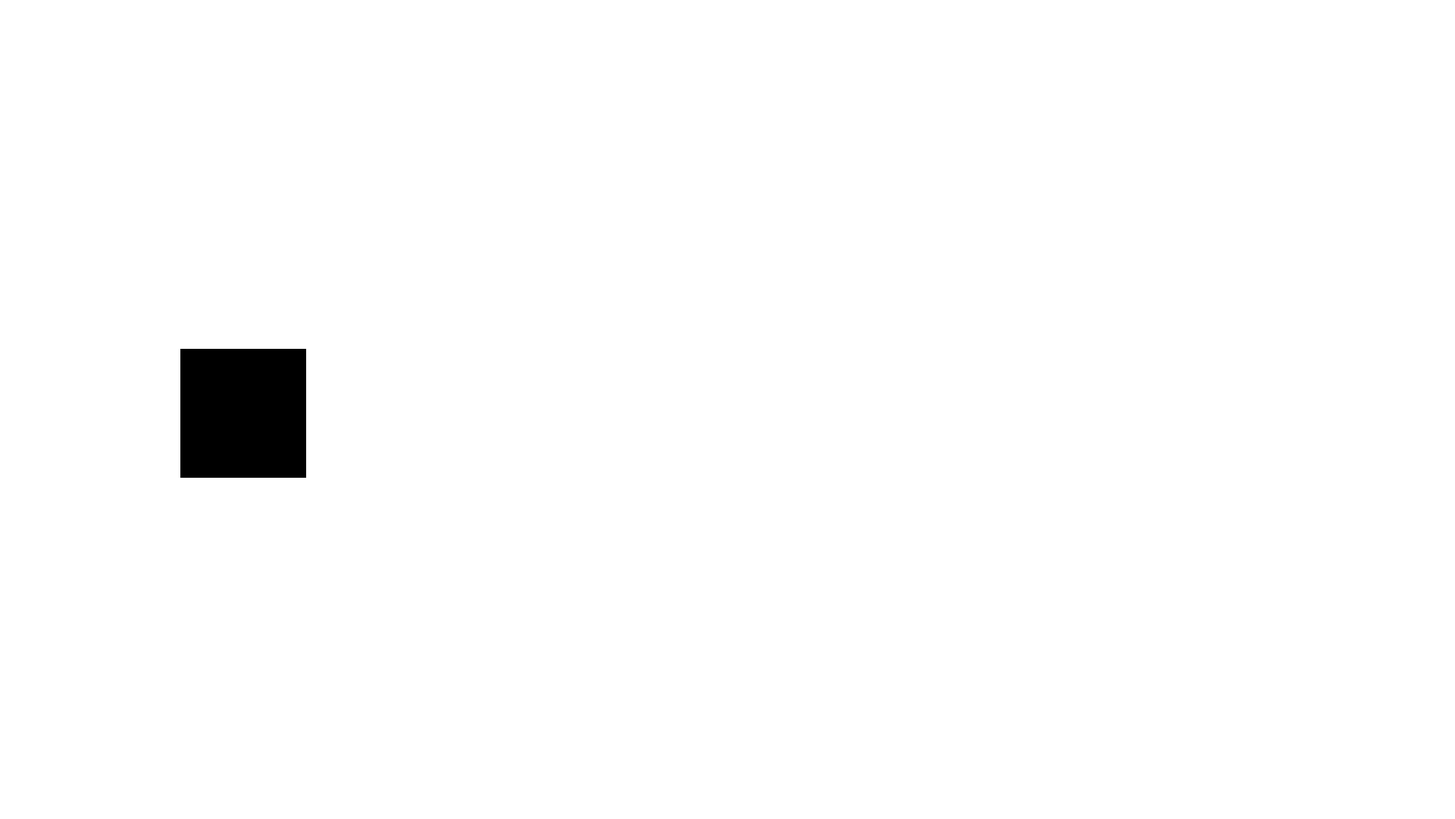
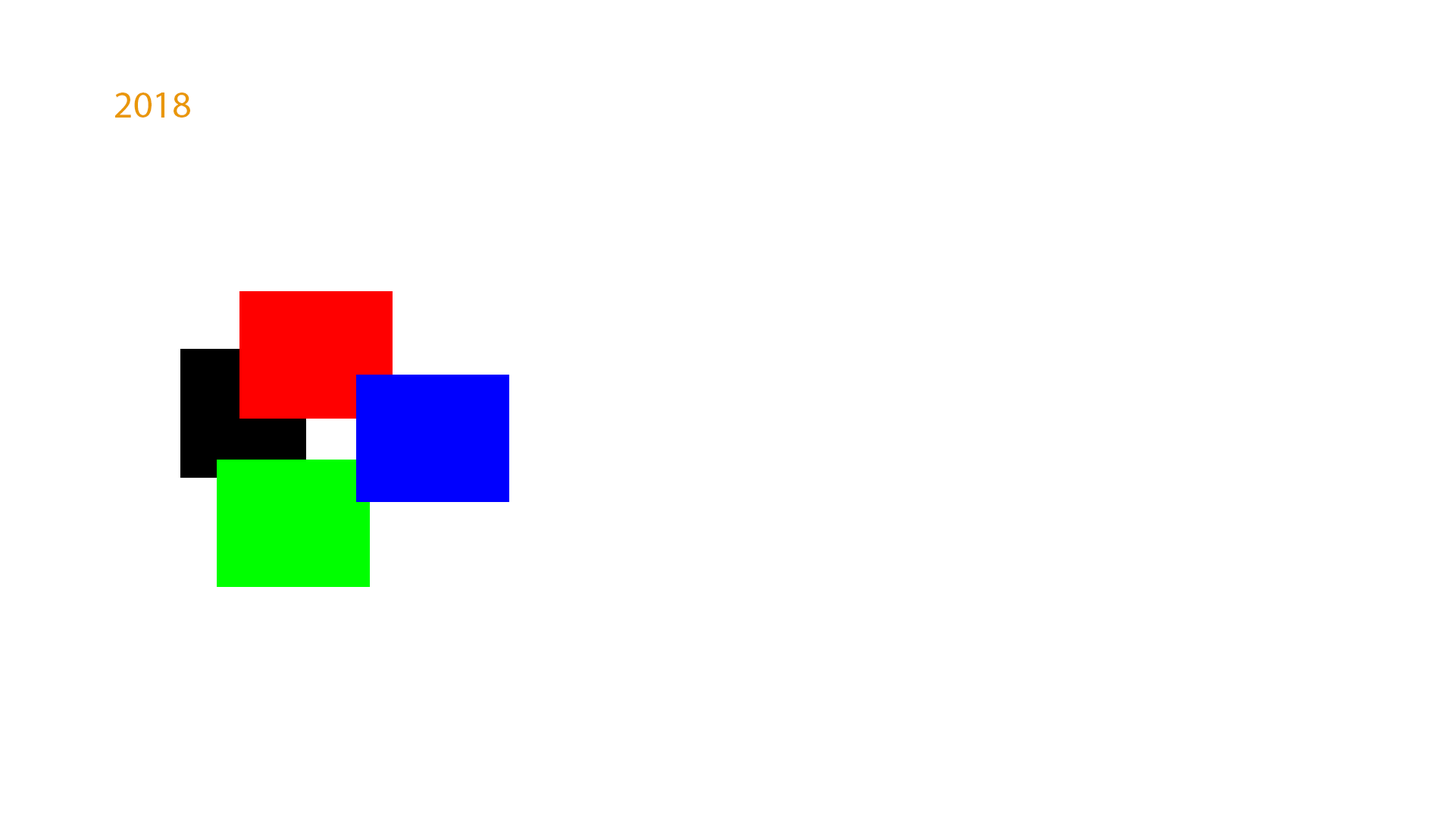
The second w=1455, h=819 image is a revision of the first. Changes to its layers:
added layer "2018" above "Rectangle 4" over [115, 92, 191, 118]
added layer "Rectangle 4" above "Rectangle 3" over [356, 374, 510, 502]
added layer "Rectangle 3" above "Rectangle 2" over [216, 459, 370, 587]
added layer "Rectangle 2" above "Rectangle 1" over [239, 291, 393, 419]
